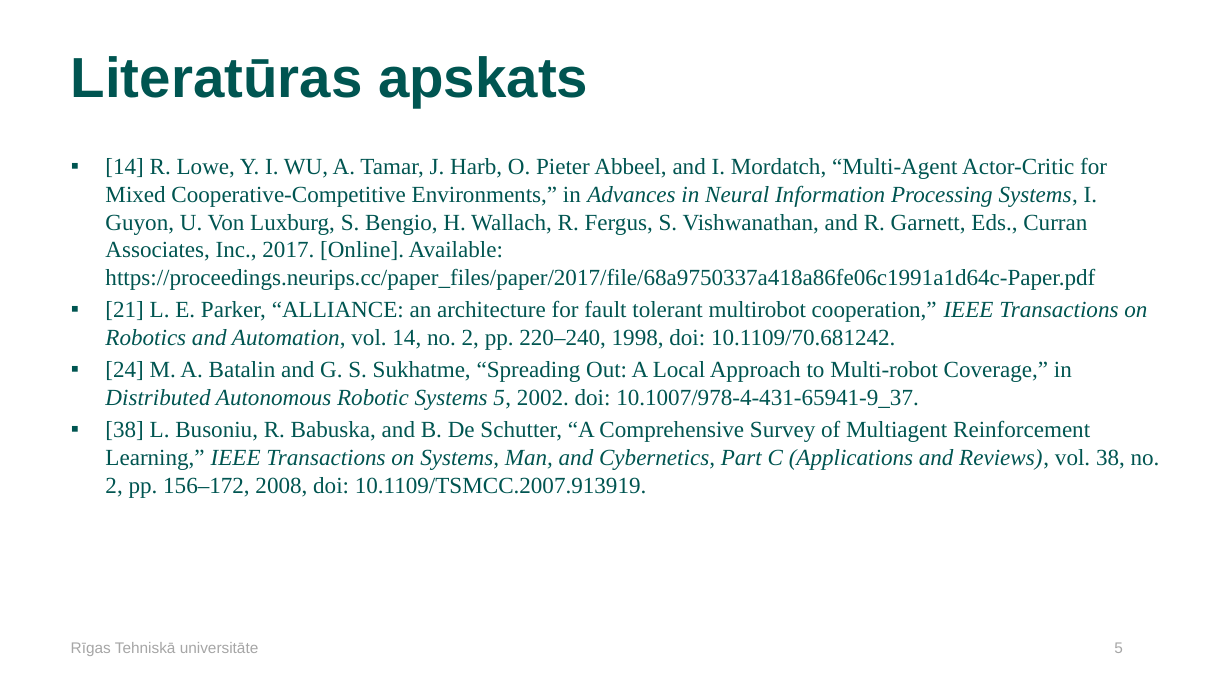
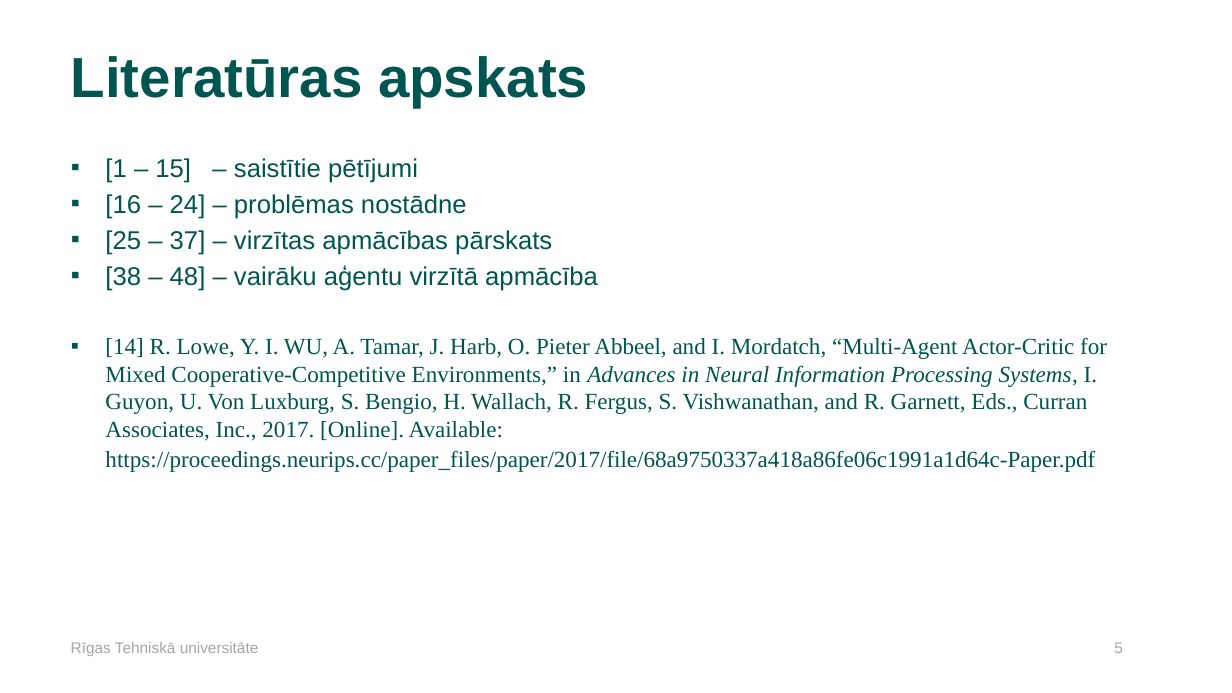
Before and after one commit to daladno19/Thesis-simulation, a slide deck: slide 5 of Misc/bakalaura_darbs.pptx. Drawn at 1232x693 pixels with LibreOffice and Linux fonts; fonts in the diff are those of the drawing; background and template pictures are left out. Boxes give left, top, right and bottom in pixels: in the first picture for what was removed or moved away, otherwise in the second. Text is boxed around its words. In the diff, an @@ line names an element or a change of style, - is before the commit and + after.

```diff
--- a/Misc/bakalaura_darbs.pptx
+++ b/Misc/bakalaura_darbs.pptx
@@ text at (105,158,598,291): paragraphs added @@
+▪ [1 – 15] – saistītie pētījumi
+▪ [16 – 24] – problēmas nostādne
+▪ [25 – 37] – virzītas apmācības pārskats
+▪ [38 – 48] – vairāku aģentu virzītā apmācība
@@ text at (105,300,1160,498): paragraphs removed @@
-▪ [21] L. E. Parker, “ALLIANCE: an architecture for fault tolerant multirobot cooperation,” IEEE Transactions on Robotics and Automation, vol. 14, no. 2, pp. 220–240, 1998, doi: 10.1109/70.681242.
-▪ [24] M. A. Batalin and G. S. Sukhatme, “Spreading Out: A Local Approach to Multi-robot Coverage,” in Distributed Autonomous Robotic Systems 5, 2002. doi: 10.1007/978-4-431-65941-9_37.
-▪ [38] L. Busoniu, R. Babuska, and B. De Schutter, “A Comprehensive Survey of Multiagent Reinforcement Learning,” IEEE Transactions on Systems, Man, and Cybernetics, Part C (Applications and Reviews), vol. 38, no. 2, pp. 156–172, 2008, doi: 10.1109/TSMCC.2007.913919.
```
Also in this commit, not shown: 4 other slides changed.
